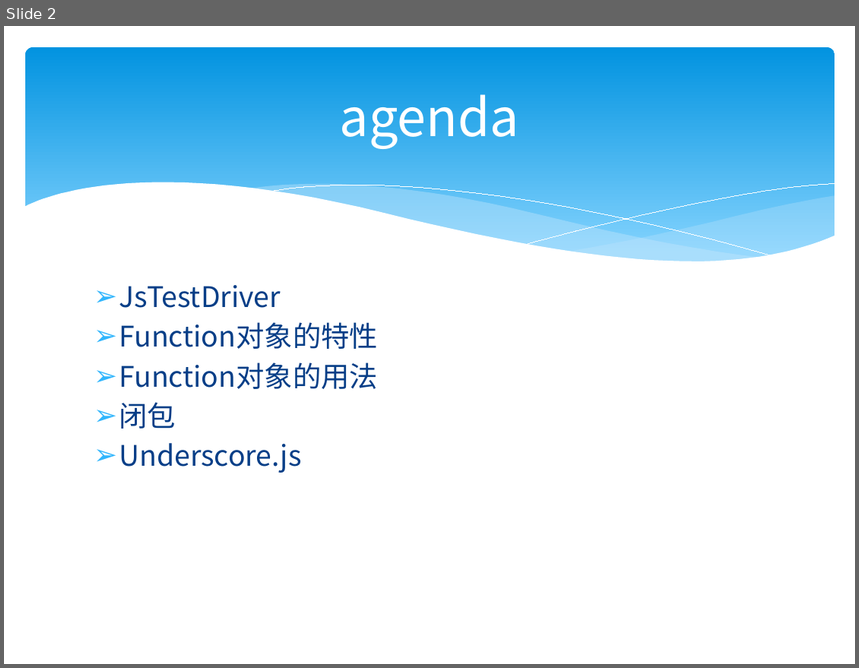
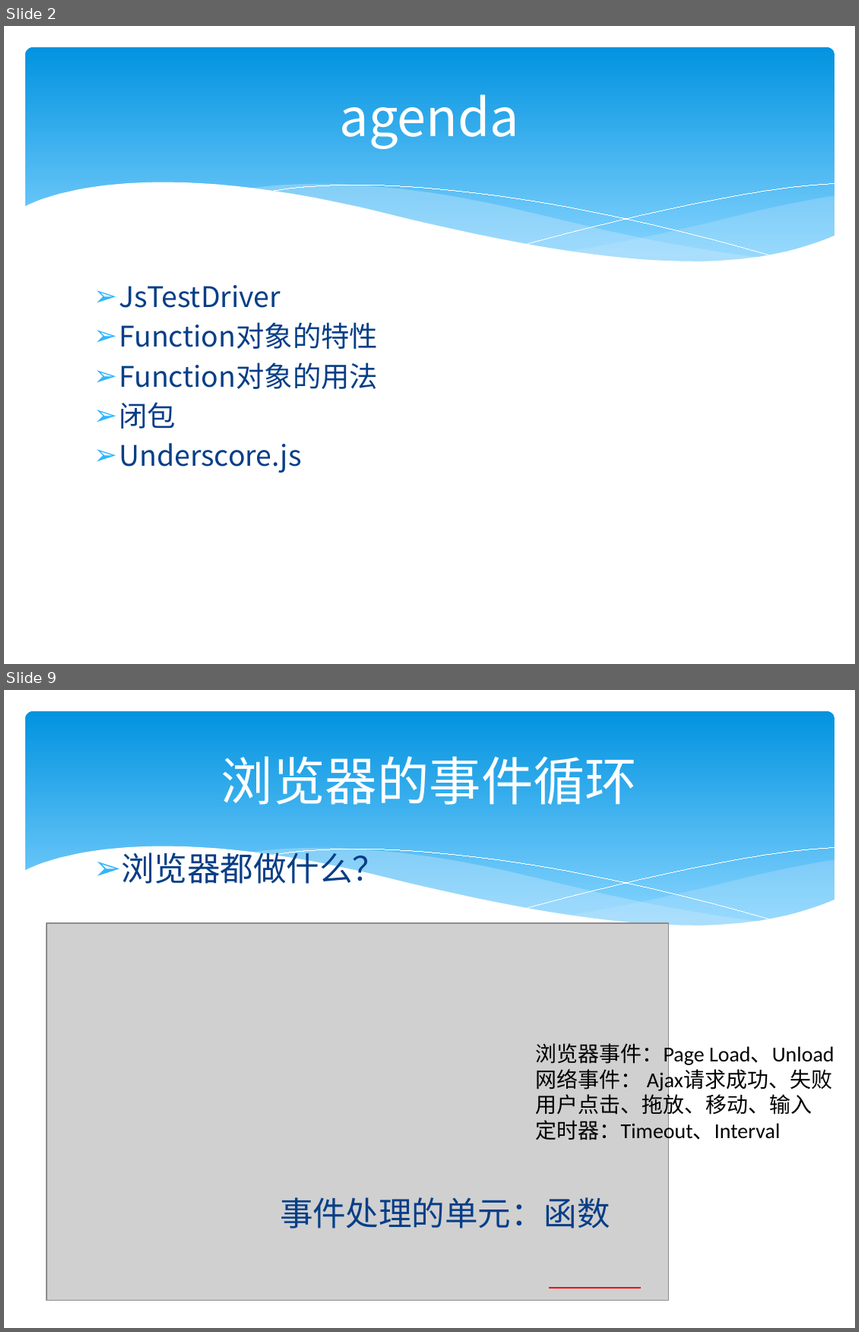
Before and after one commit to zjumty/jsfunc_training, a slide deck: JavaScriptFunctionObject.pptx. Shown one above the other, each under a label of ours: slide 2 before the commit, slides 2 and 9 after it; the slides between them are not shown. The pictures are 859x668 and 859x1332 pixels, drawn with LibreOffice and Linux fonts; fonts in the diff are those of the drawing; grey boxes stand for pictures. Boxes give left, top, right and bottom in pixels: in the first picture for what was removed or moved away, otherwise in the second. Text is boxed around its words. In the diff, an @@ line names an element or a change of style, - is before the commit and + after.

```diff
--- a/JavaScriptFunctionObject.pptx
+++ b/JavaScriptFunctionObject.pptx
@@ slide 9 added at (4, 690, 855, 1328), background #FFFFFF; not listed: 6 template elements that a slide beside it also shows @@
@@ title added at (221, 756, 637, 805), 44 pt, text #FFFFFF @@
+浏览器的事件循环
@@ text added at (121, 847, 386, 884), 28 pt, text #073E87 @@
+➢ 浏览器都做什么？
@@ picture added at (47, 923, 669, 1300) @@
@@ text added at (536, 1040, 835, 1144), 18 pt, text #000000 @@
+浏览器事件：Page Load、Unload
+网络事件： Ajax请求成功、失败
+用户点击、拖放、移动、输入
+定时器：Timeout、Interval
@@ text added at (280, 1198, 610, 1229), 28 pt, text #073E87 @@
+事件处理的单元：函数
@@ line added from (550, 1288) to (641, 1288), #FF0000 1.25 pt @@
```
Also in this commit, not shown: 1 slide changed, 7 other slides added, 3 other files.
